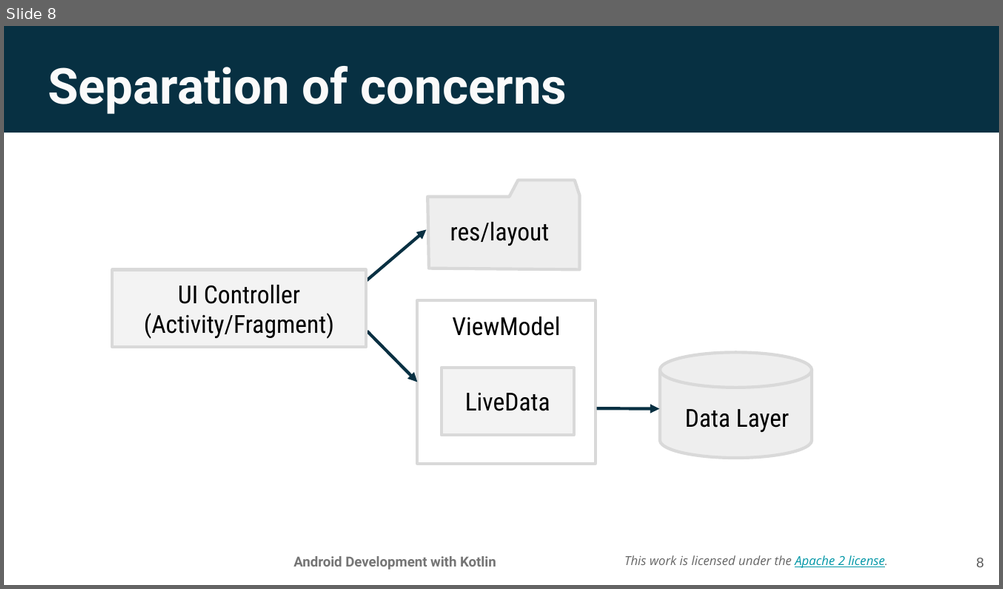
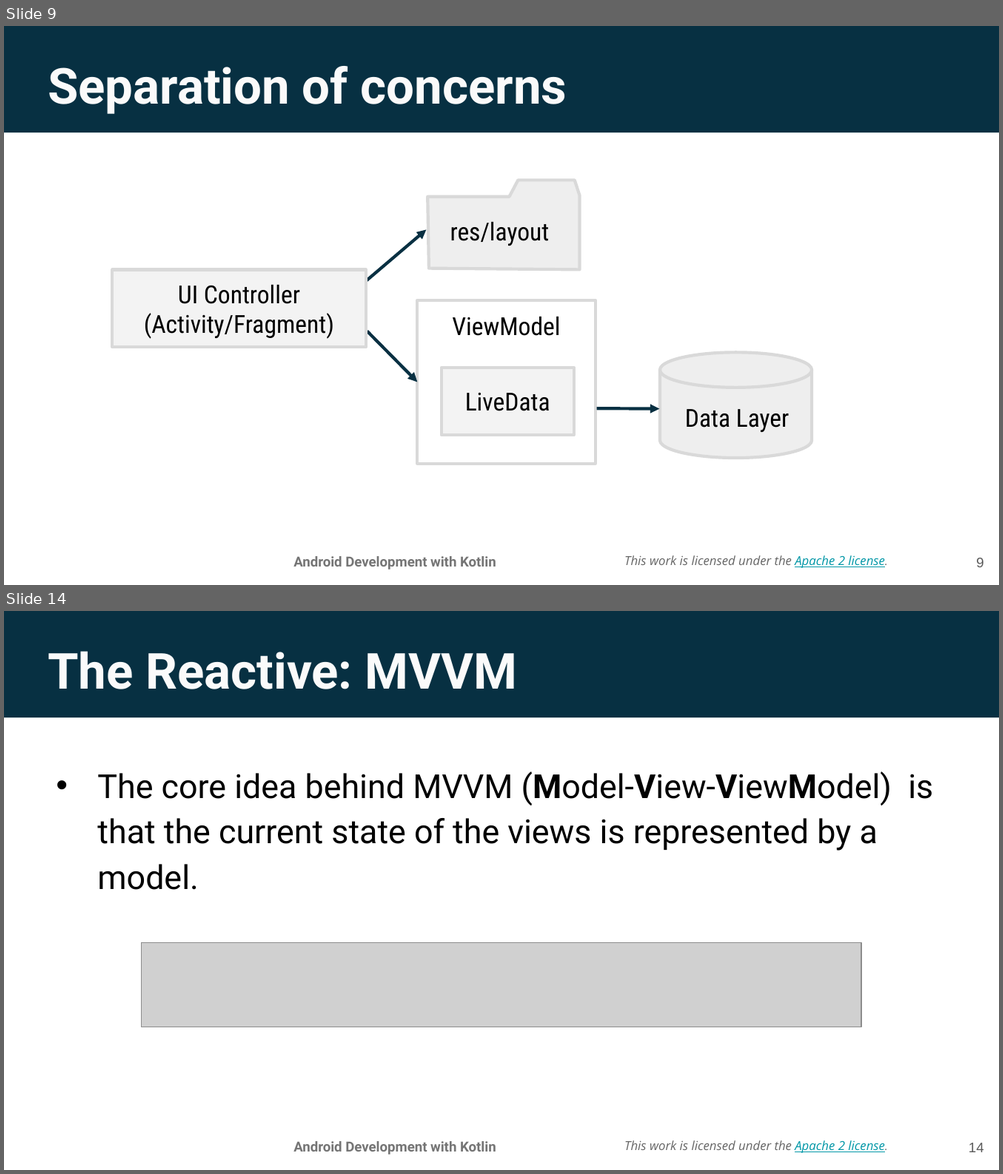
Before and after one commit to walkman617/AndroidDevKotlin, a slide deck: Unit3/Lesson 8 App architecture (UI Layer).pptx. Shown one above the other, each under a label of ours: slide 8 before the commit, slides 9 and 14 after it; the slides between them are not shown. The pictures are 1003x589 and 1003x1174 pixels, drawn with LibreOffice and Linux fonts; fonts in the diff are those of the drawing; grey boxes stand for pictures; background and template pictures are left out. Boxes give left, top, right and bottom in pixels: in the first picture for what was removed or moved away, otherwise in the second. Text is boxed around its words. In the diff, an @@ line names an element or a change of style, - is before the commit and + after.

```diff
--- a/Unit3/Lesson 8 App architecture (UI Layer).pptx
+++ b/Unit3/Lesson 8 App architecture (UI Layer).pptx
@@ slide 14 added at [4, 611, 999, 1170], background picture (left out); not listed: 3 template elements that a slide beside it also shows @@
@@ title added at [48, 651, 517, 689], 36 pt, text #FAFAFA, bold @@
+The Reactive: MVVM
@@ text added at [97, 772, 933, 890], 24 pt, text #000000 @@
+• The core idea behind MVVM (Model-View-ViewModel) is that the current state of the views is represented by a model.
@@ picture added at [141, 943, 862, 1028] @@
@@ page number added at [968, 1143, 984, 1153], 10 pt, text #595959 @@
+14
@@ what was slide 8 is now slide 9 @@
@@ page number at [976, 558, 983, 568]: text changed @@
-8
+9
```
Also in this commit, not shown: 3 slides changed, 6 other slides added, 3 other files.
